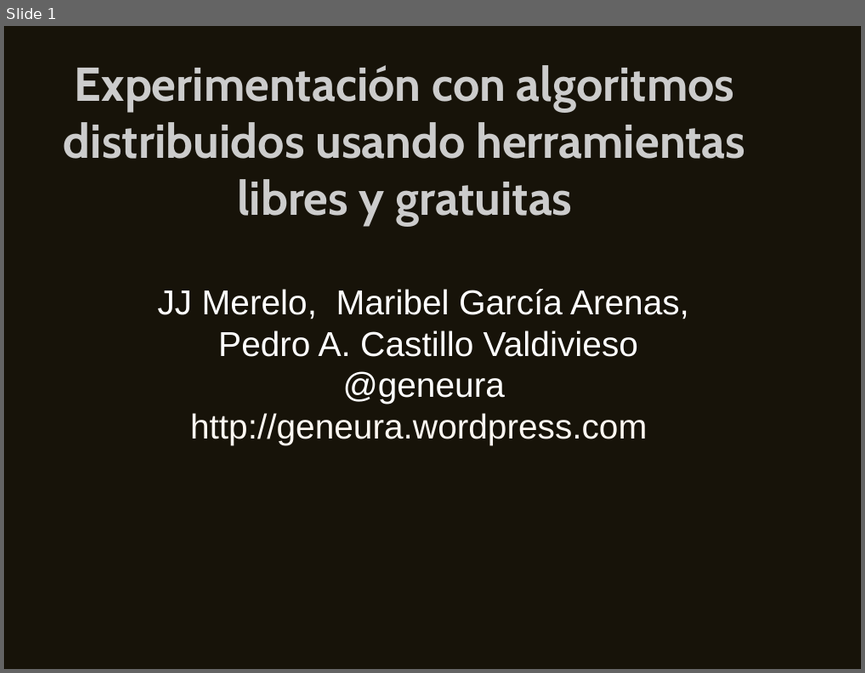
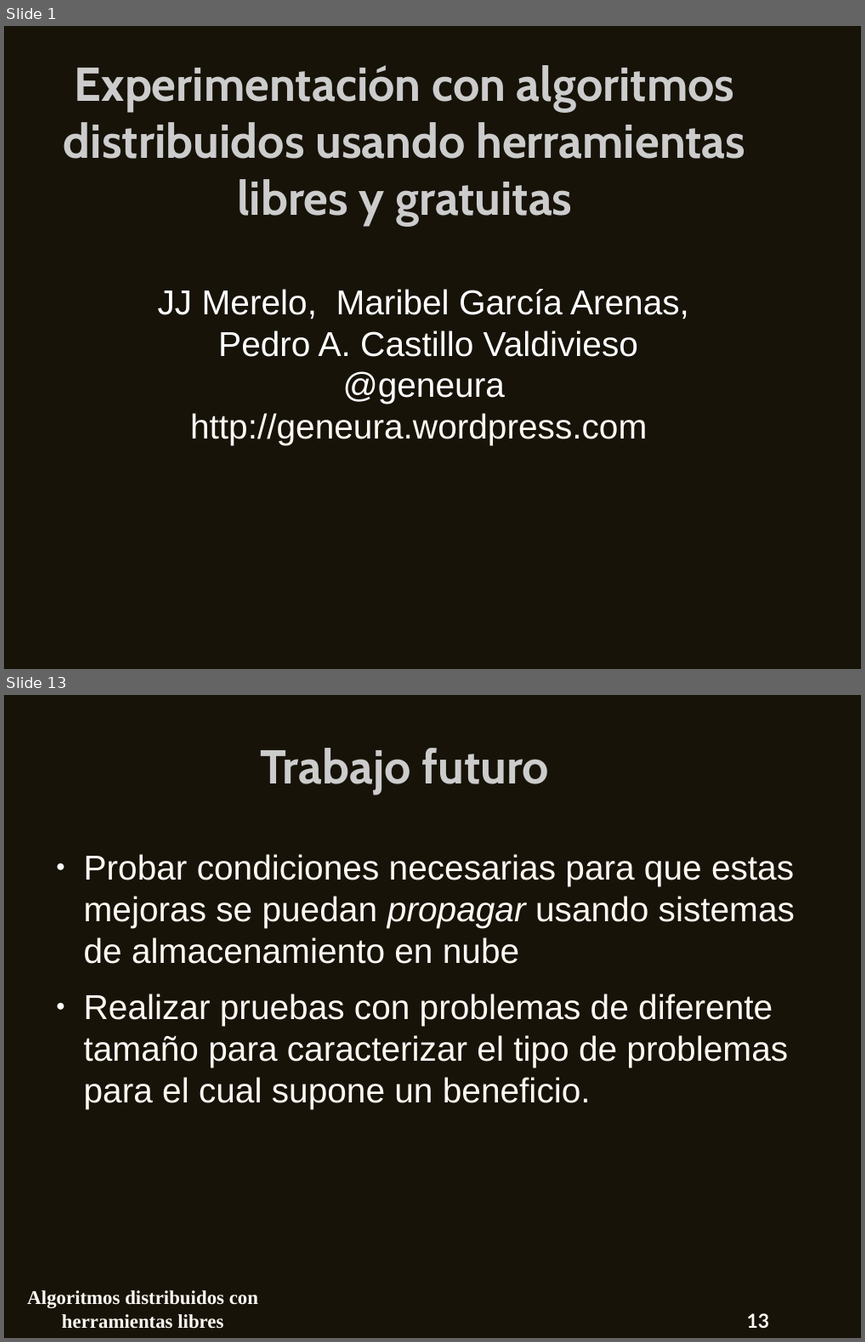
Before and after one commit to CANUBE/maeb-2013, a slide deck: presentacion.odp. Shown one above the other, each under a label of ours: slide 1 before the commit, slides 1 and 13 after it; the slides between them are not shown. The pictures are 865x673 and 865x1342 pixels, drawn with LibreOffice and Linux fonts; fonts in the diff are those of the drawing. Boxes give left, top, right and bottom in pixels: in the first picture for what was removed or moved away, otherwise in the second. Text is boxed around its words. In the diff, an @@ line names an element or a change of style, - is before the commit and + after.

```diff
--- a/presentacion.odp
+++ b/presentacion.odp
@@ slide 13 added at (x1=4, y1=695, x2=861, y2=1338), background #171309 @@
@@ title added at (x1=260, y1=748, x2=549, y2=794), 44 pt, text #CCCCCC, bold @@
+Trabajo futuro
@@ text added at (x1=84, y1=854, x2=794, y2=1109), 32 pt, text #FDF8F2 @@
+● Probar condiciones necesarias para que estas mejoras se puedan propagar usando sistemas de almacenamiento en nube
+● Realizar pruebas con problemas de diferente tamaño para caracterizar el tipo de problemas para el cual supone un beneficio.
@@ text added at (x1=27, y1=1290, x2=258, y2=1328), 18 pt, text #FDF8F2, bold @@
+Algoritmos distribuidos con herramientas libres
@@ page number added at (x1=747, y1=1313, x2=770, y2=1327), 18 pt, text #FDF8F2, bold @@
+13
```
Also in this commit, not shown: 12 other slides added, 4 slides removed.
